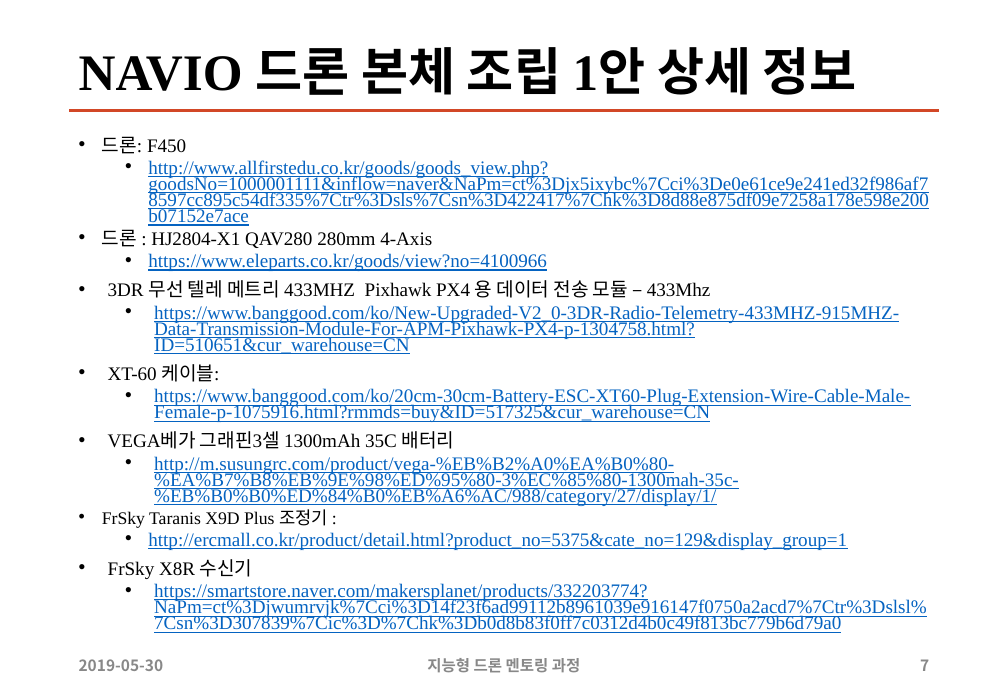
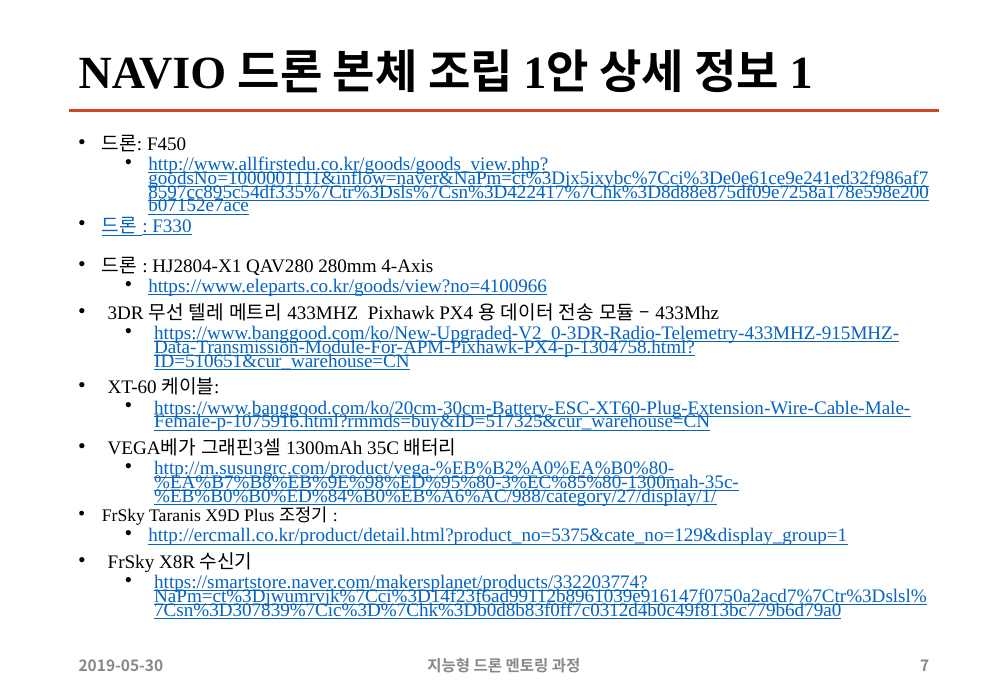
Before and after one commit to sunabove/autopilot_doc, a slide deck: slide 7 of 120 구매/108 2차 지능형 드론 멘토링 HW 구매 목록 19년 6월 V1.2.1.pptx. Drawn at 1008x698 pixels with LibreOffice and Linux fonts; fonts in the diff are those of the drawing. Boxes give left, top, right and bottom in pixels: in the first picture for what was removed or moved away, otherwise in the second. Text is boxed around its words. In the diff, an @@ line names an element or a change of style, - is before the commit and + after.

```diff
--- a/120 구매/108 2차 지능형 드론 멘토링 HW 구매 목록 19년 6월 V1.2.1.pptx
+++ b/120 구매/108 2차 지능형 드론 멘토링 HW 구매 목록 19년 6월 V1.2.1.pptx
@@ title at (x1=79, y1=49, x2=813, y2=93): text changed; size 39.6 to 35.6 pt @@
-NAVIO 드론 본체 조립 1안 상세 정보
+NAVIO 드론 본체 조립 1안 상세 정보 1
@@ text at (x1=102, y1=134, x2=929, y2=619): line spacing 0.7 to 0.6 @@
@@ text at (x1=102, y1=216, x2=191, y2=236): paragraph added @@
+• 드론 : F330
```
Also in this commit, not shown: 5 other slides changed, 2 slides added, 3 other files.
